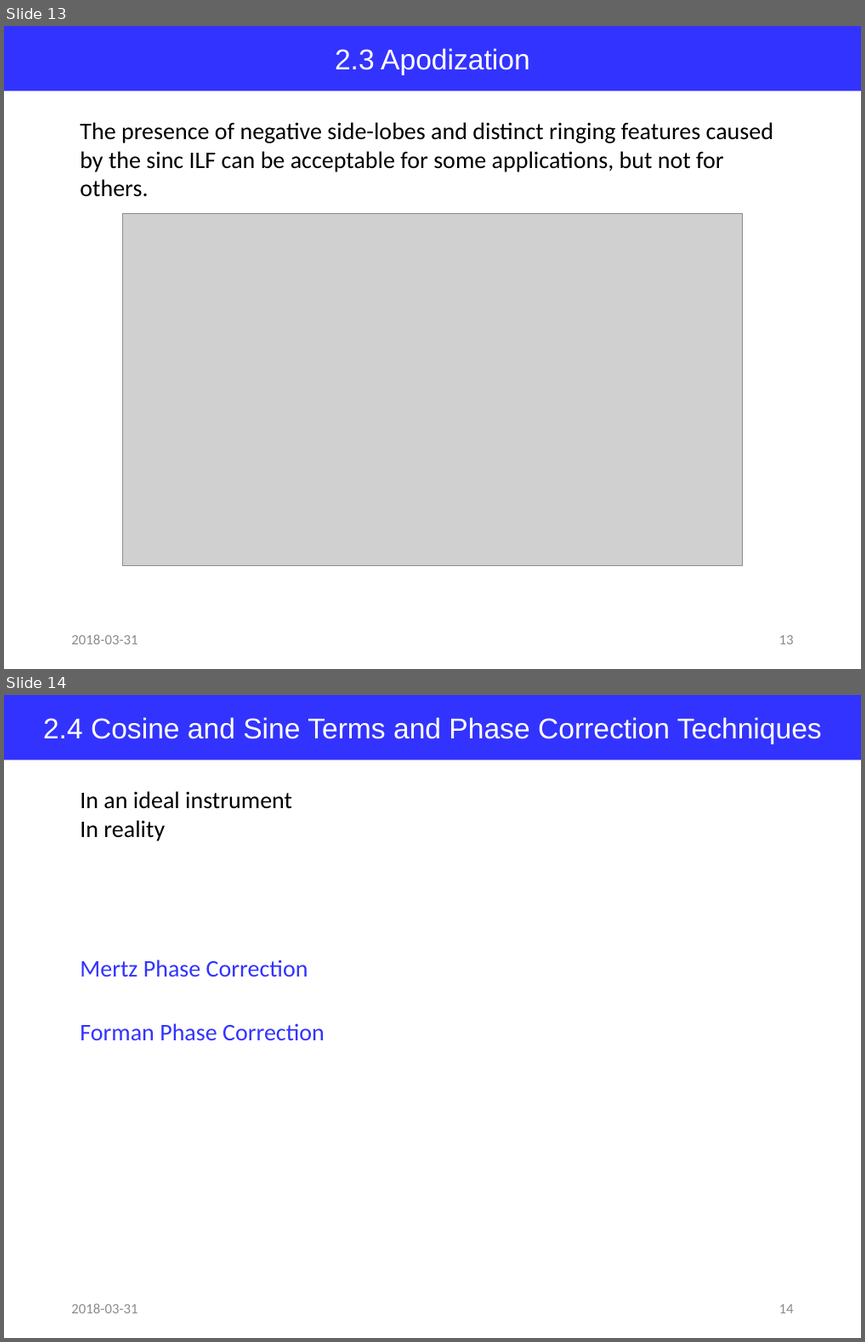
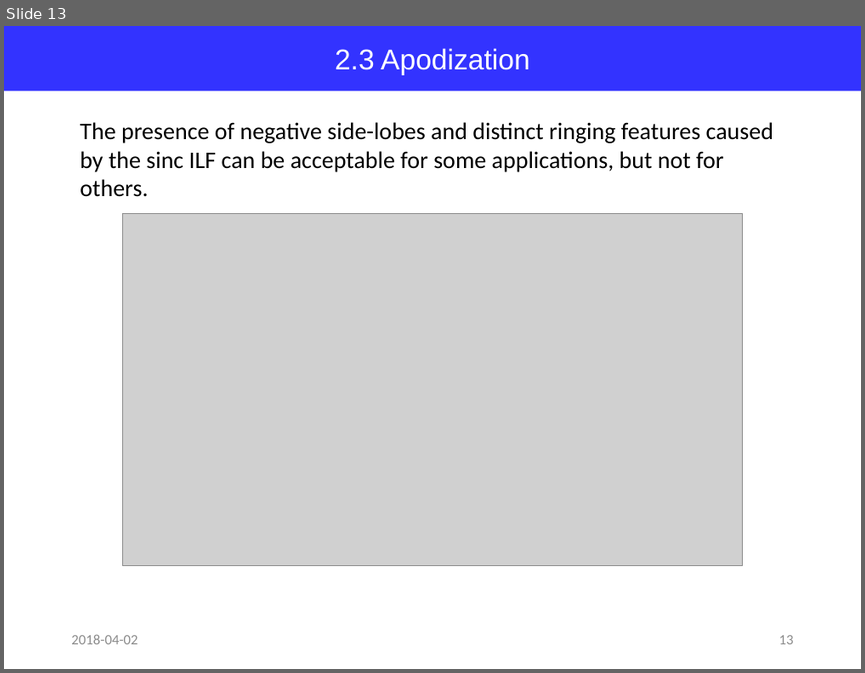
Before and after one commit to jglee96/NBTP_Lab, a slide deck: Terahertz Metrology/Ch5/Terahertz Metrology_Ch5.pptx. Shown one above the other, each under a label of ours: slides 13 and 14 before the commit, slide 13 after it. The pictures are 865x1342 and 865x673 pixels, drawn with LibreOffice and Linux fonts; fonts in the diff are those of the drawing; grey boxes stand for pictures. Boxes give left, top, right and bottom in pixels: in the first picture for what was removed or moved away, otherwise in the second. Text is boxed around its words. In the diff, an @@ line names an element or a change of style, - is before the commit and + after.

```diff
--- a/Terahertz Metrology/Ch5/Terahertz Metrology_Ch5.pptx
+++ b/Terahertz Metrology/Ch5/Terahertz Metrology_Ch5.pptx
@@ slide 14 removed at box(4, 695, 861, 1338), background #FFFFFF @@
@@ rectangle removed at box(4, 695, 861, 760) @@
-2.4 Cosine and Sine Terms and Phase Correction Techniques
@@ text removed at box(80, 791, 292, 841) @@
-In an ideal instrument
-In reality
@@ text removed at box(80, 959, 308, 976) @@
-Mertz Phase Correction
@@ text removed at box(80, 1023, 324, 1040) @@
-Forman Phase Correction
@@ text removed at box(71, 1303, 137, 1313) @@
-2018-03-31
@@ page number removed at box(779, 1304, 794, 1313) @@
-14
@@ slide 13 changed as well @@
@@ text at box(71, 634, 137, 644): text changed @@
-2018-03-31
+2018-04-02
```
Also in this commit, not shown: 17 other slides changed, 6 slides added, 2 other files.
